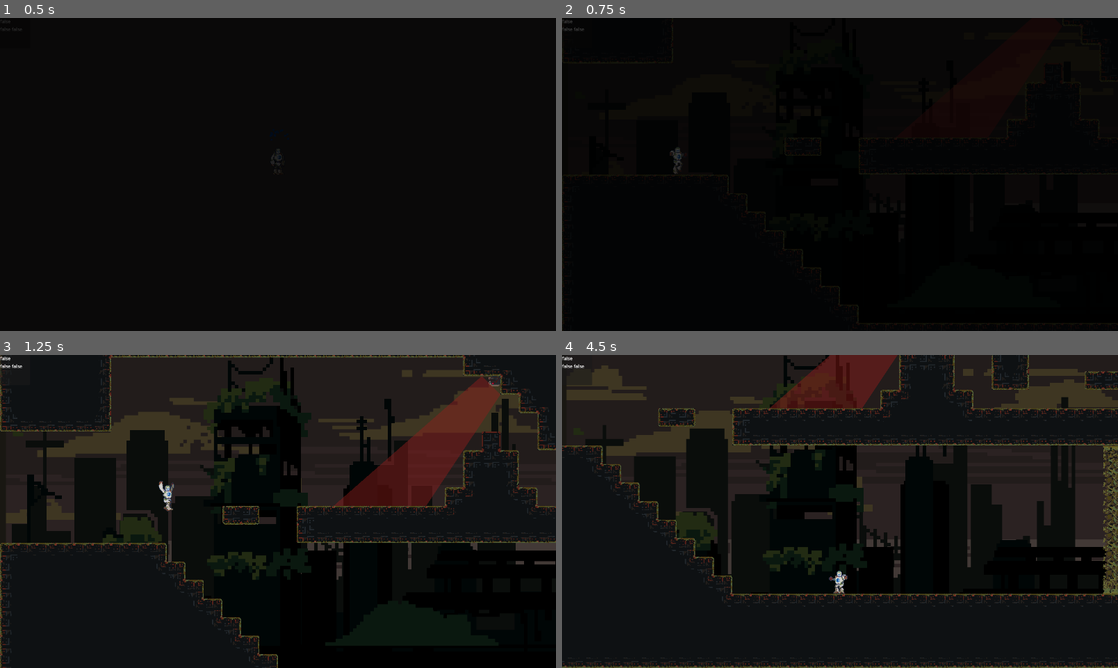
Above: before the commit, frames 1-4 (two rows, left to right).
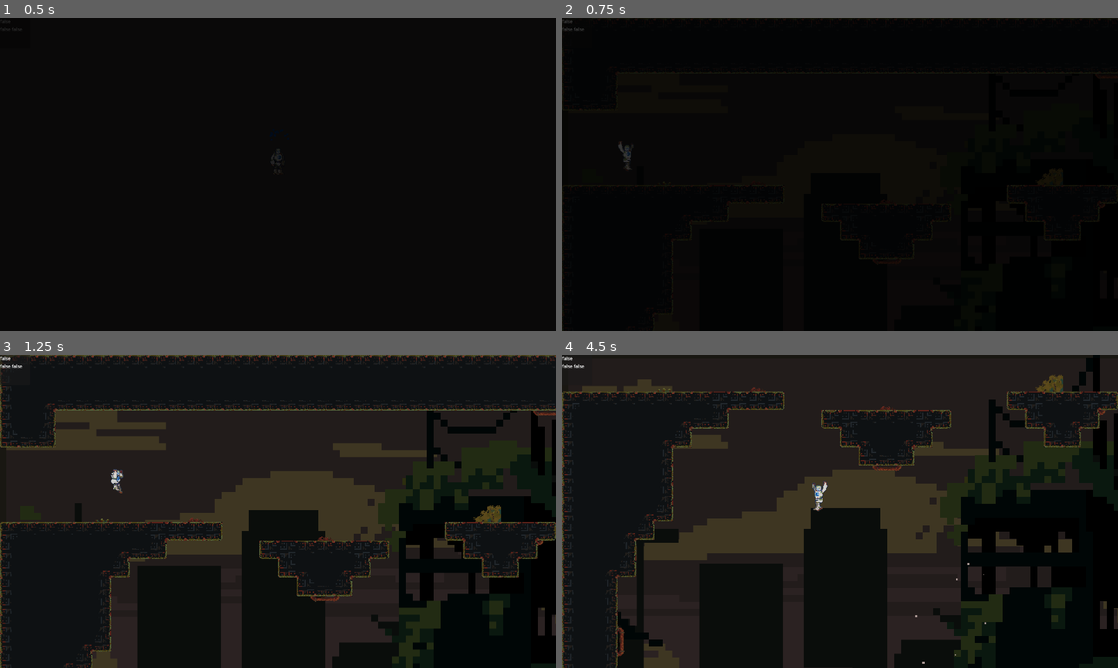
Above: after the commit, the same moments.

Repository: DevFTB/GMTK2024
Game: Godot game, scene res://main.tscn
The game is run twice, just before and just after one commit, with the same random seed, the same clock (stepped at 60 frames per second) and the same inputs. Sound files missing from this copy of the repository are replaced by a short silence.
Inputs:
- Up to frame 1 (0.5 s): no input
- Up to frame 2 (0.75 s): hold D (move_right) from 0.53 s (still down); hold F (interact) from 0.53 s (still down)
- Up to frame 3 (1.25 s): keep holding D (move_right); keep holding F (interact); tap Space (jump) at 0.77 s
- Up to frame 4 (4.5 s): release F (interact) at 1.28 s; tap R (punch) at 1.35, 2.85, 4.35 s; tap Space (jump) at 1.52, 3.02, 3.77 s; release D (move_right) at 2.03 s; hold A (move_left) 2.03-2.78 s; hold F (interact) 2.03-2.78 s; hold D (move_right) 2.78-4.28 s; hold F (interact) 3.53-4.28 s; hold A (move_left) from 4.28 s (still down)

Frame 1 is identical in both runs. In frame 2, 0.5% of the frame differs, in the area x 0-100%, y 0-98%; in frame 3, 32%; in frame 4, 34%, in the area x 0-100%, y 0-100%.

Commit message:
fixes before merge

Diff:
--- a/main.tscn
+++ b/main.tscn
@@ -27,11 +27,10 @@
 script = ExtResource("2_lml2l")
 levels = ExtResource("3_s4mag")
 level_transition_screen = NodePath("../CanvasLayer/LevelTransitionScreen")
-start_level_name = "level2"
+start_level_name = "level1"
 
 [node name="Player" parent="World" instance=ExtResource("3_yqlic")]
 collision_mask = 27
-starting_skills = 8
 
 [node name="SpawnPoint" type="Node2D" parent="World"]
 
